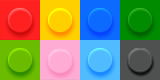
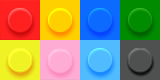
Two versions of the same layered image (w=160, h=80). Layer-by-layer changes:
added layer "Layer 11" above "Layer 10" over [0,40,40,80]
hid "Layer 7", opacity 100% → 96% over [0,40,40,80]
